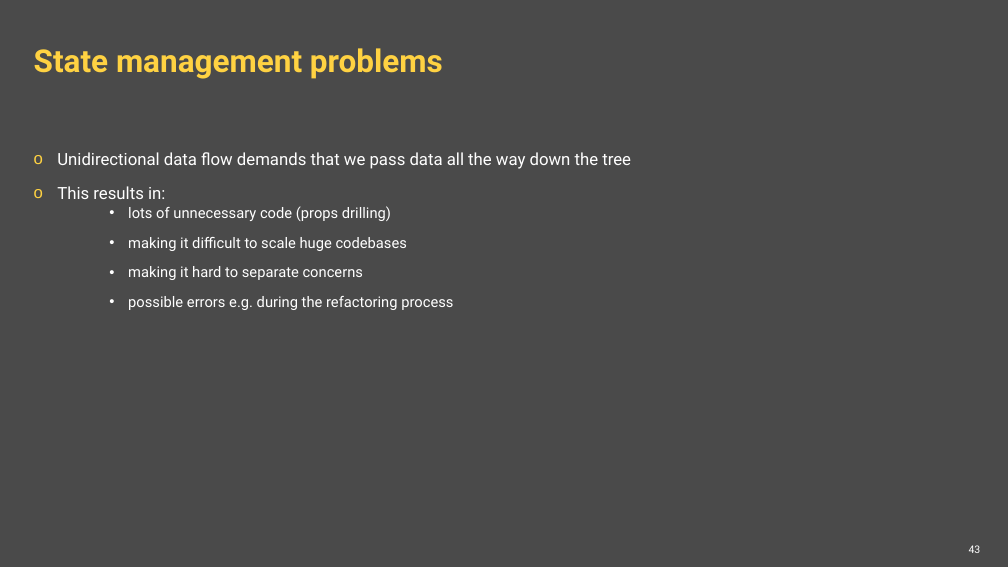
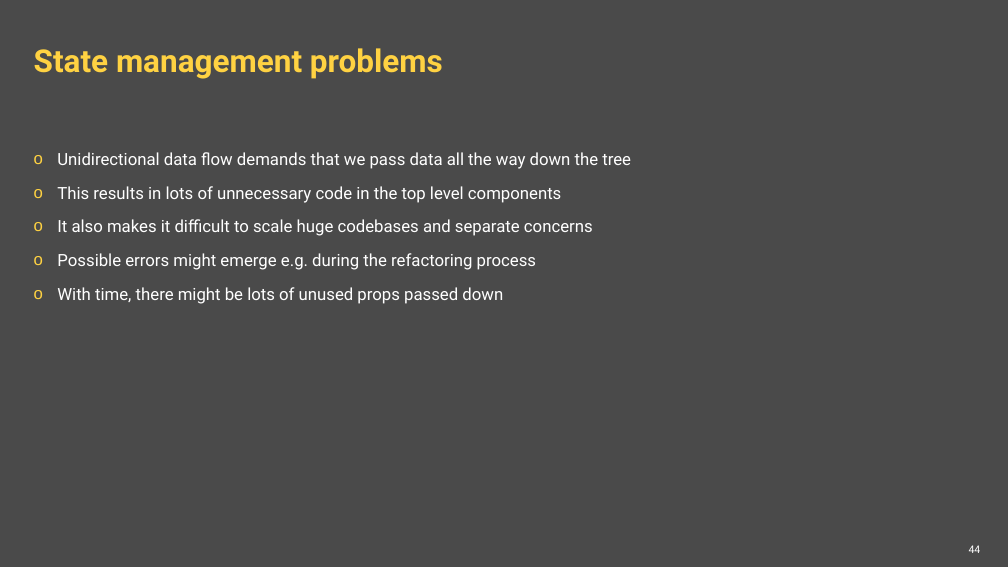
Before and after one commit to ppuzio/react-course-examples, a slide deck: slide 44 of React BEST course.pptx (slide 43 before the commit). Drawn at 1008x567 pixels with LibreOffice and Linux fonts; fonts in the diff are those of the drawing; background and template pictures are left out. Boxes give left, top, right and bottom in pixels: in the first picture for what was removed or moved away, otherwise in the second. Text is boxed around its words. In the diff, an @@ line names an element or a change of style, - is before the commit and + after.

Commit message:
styledcomponents props + presentation

```diff
--- a/React BEST course.pptx
+++ b/React BEST course.pptx
@@ text at <box>57,186,593,304</box>: text changed; size 14 to 16 pt @@
-o This results in:
-    • lots of unnecessary code (props drilling)
-    • making it difficult to scale huge codebases
-    • making it hard to separate concerns
-    • possible errors e.g. during the refactoring process
+o This results in lots of unnecessary code in the top level components
+o It also makes it difficult to scale huge codebases and separate concerns
+o Possible errors might emerge e.g. during the refactoring process
+o With time, there might be lots of unused props passed down
@@ page number at <box>969,545,981,553</box>: text changed @@
-43
+44
```
Also in this commit, not shown: 2 other slides changed, 2 slides added, 4 other files.
